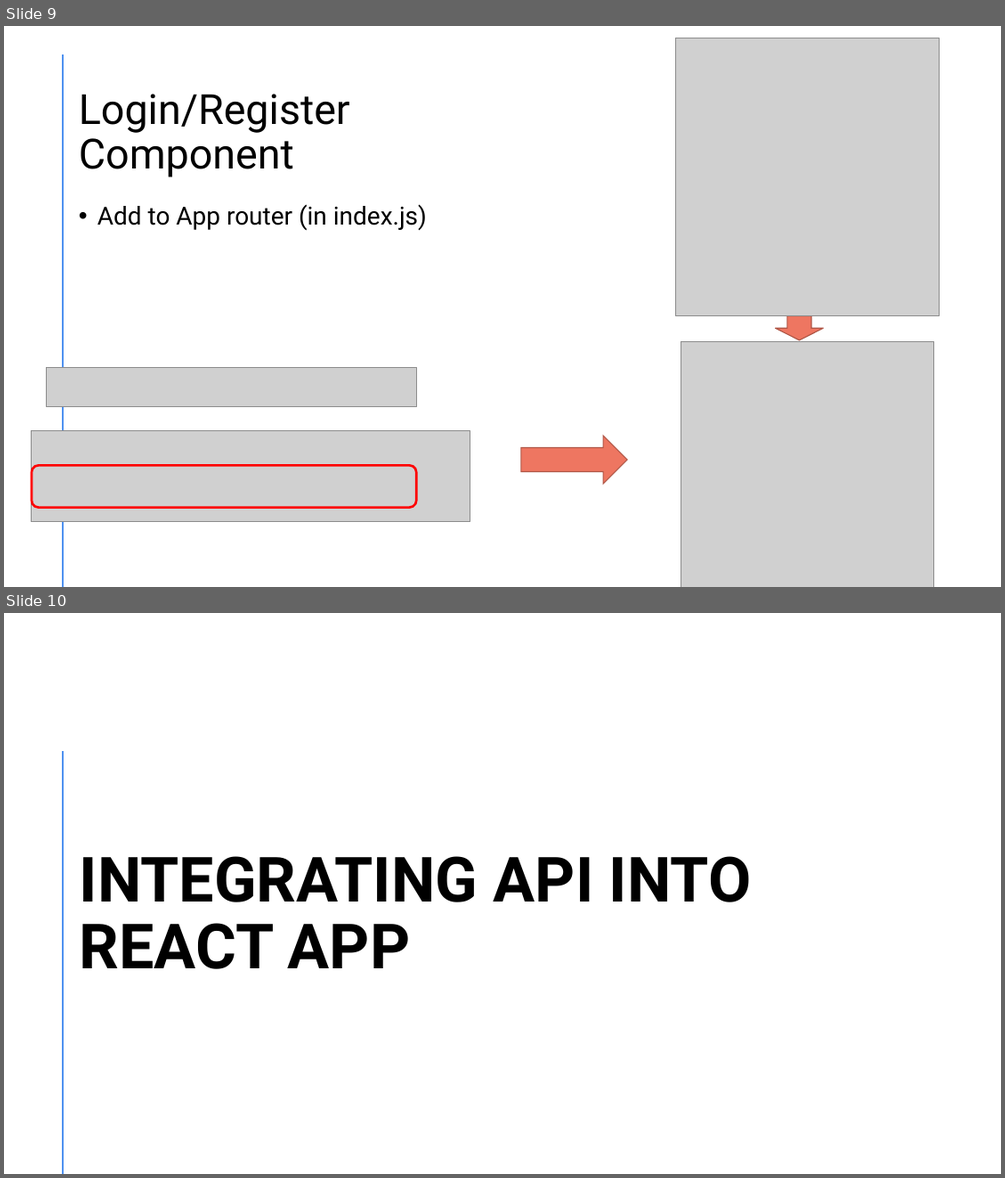
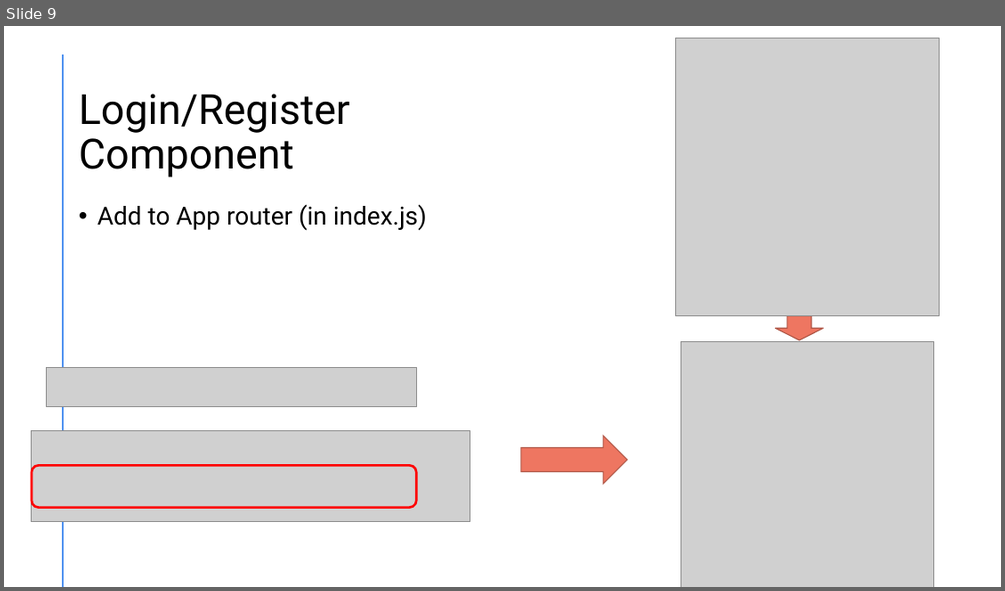
Before and after one commit to diarmuidoconnor/wad2, a slide deck: topic11/talk-01/react integration.pptx. Shown one above the other, each under a label of ours: slides 9 and 10 before the commit, slide 9 after it. The pictures are 1005x1178 and 1005x591 pixels, drawn with LibreOffice and Linux fonts; fonts in the diff are those of the drawing; grey boxes stand for pictures. Boxes give left, top, right and bottom in pixels: in the first picture for what was removed or moved away, otherwise in the second. Text is boxed around its words. In the diff, an @@ line names an element or a change of style, - is before the commit and + after.

```diff
--- a/topic11/talk-01/react integration.pptx
+++ b/topic11/talk-01/react integration.pptx
@@ slide 10 removed at bbox=[4, 613, 1001, 1174], background #FFFFFF @@
@@ line removed from (63, 752) to (63, 1173) @@
@@ title removed at bbox=[80, 856, 751, 969] @@
-INTEGRATING API INTO REACT APP
```
Also in this commit, not shown: 5 other slides removed, 5 other files.
